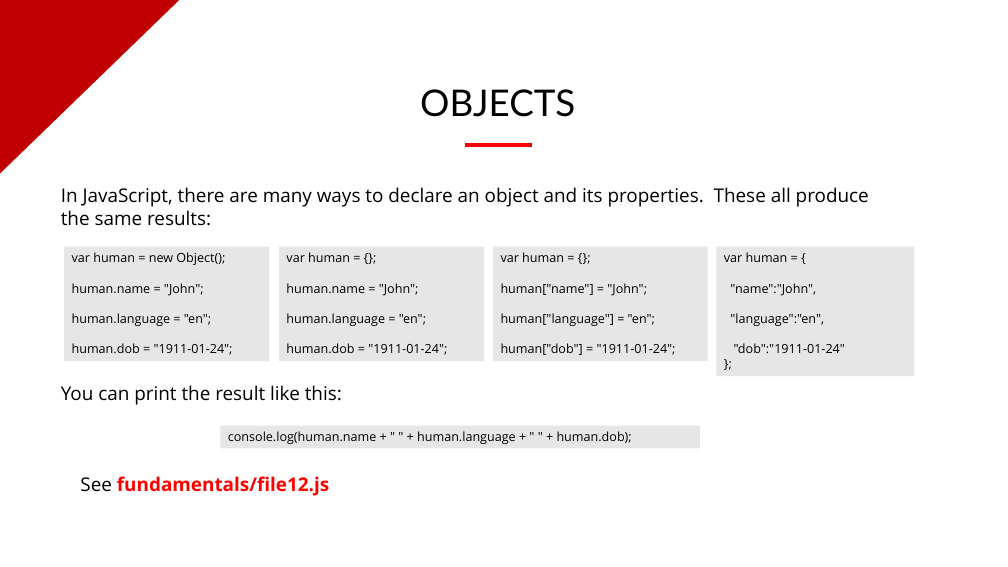
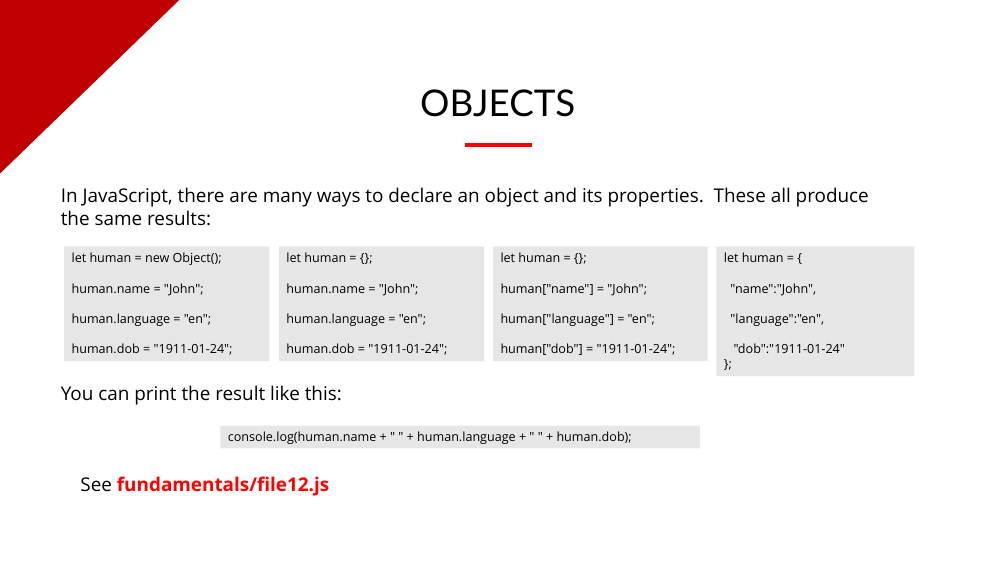
Before and after one commit to evermight/fullstack-training, a slide deck: slide 14 of crash-course/20230624-shell-js-python-php/fundamentals-of-coding.pptx. Drawn at 1008x567 pixels with LibreOffice and Linux fonts; fonts in the diff are those of the drawing; background and template pictures are left out. Boxes give left, top, right and bottom in pixels: in the first picture for what was removed or moved away, otherwise in the second. Text is boxed around its words. In the diff, an @@ line names an element or a change of style, - is before the commit and + after.

```diff
--- a/crash-course/20230624-shell-js-python-php/fundamentals-of-coding.pptx
+++ b/crash-course/20230624-shell-js-python-php/fundamentals-of-coding.pptx
@@ text in rectangle at (72,252,222,265): text changed @@
-var human = new Object();
+let human = new Object();
@@ text in rectangle at (286,252,346,262): text changed @@
-var human = {};
+let human = {};
@@ text in rectangle at (501,252,560,262): text changed @@
-var human = {};
+let human = {};
@@ text in rectangle at (724,252,784,262): text changed @@
-var human = {
+let human = {
```
Also in this commit, not shown: 3 other slides changed.
